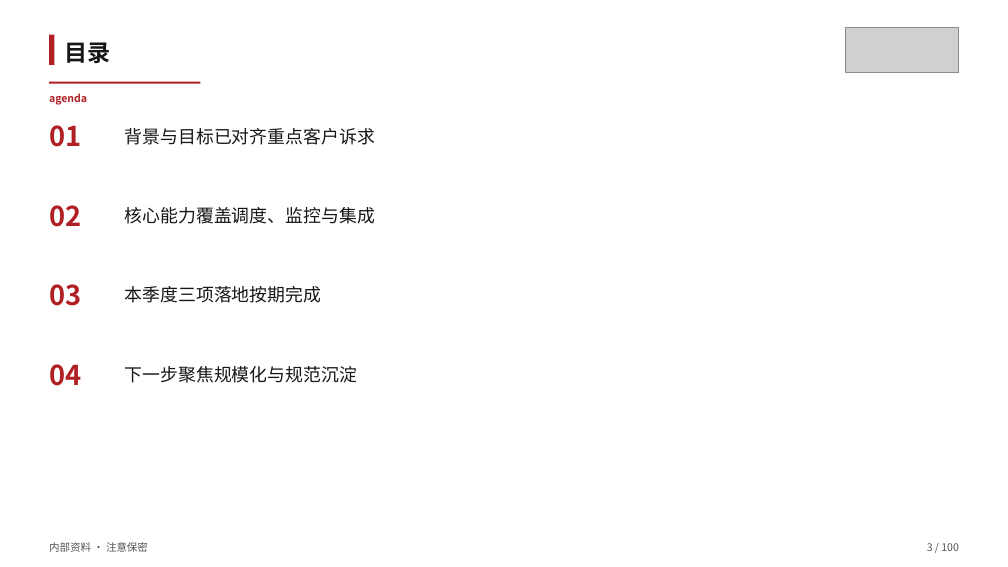
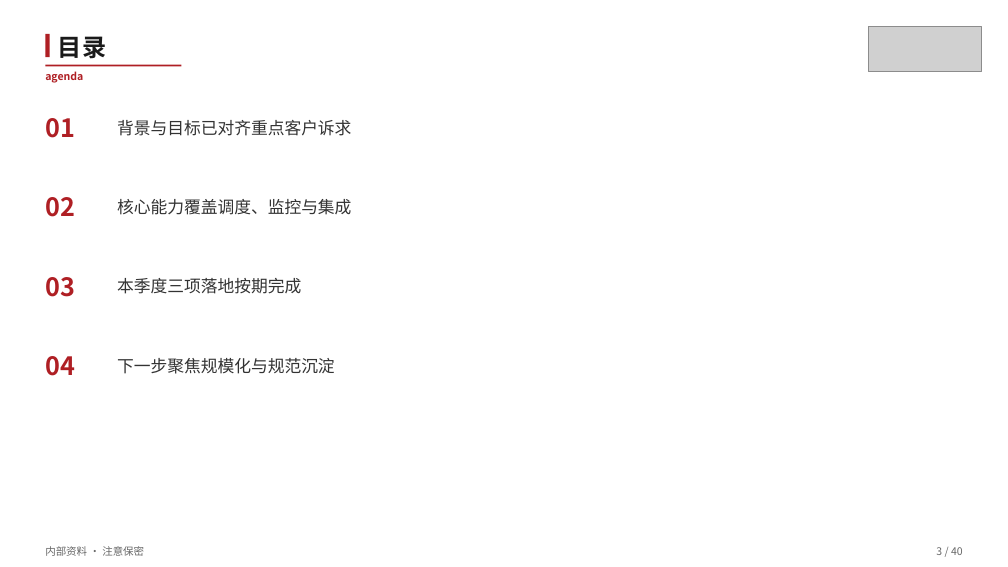
Before and after one commit to tao66175545-boop/sugon-cloud-skillui, a slide deck: slide 3 of skills/sugon-ppt-template/examples/sample-deck.pptx. Drawn at 1008x567 pixels with LibreOffice and Linux fonts; fonts in the diff are those of the drawing; grey boxes stand for pictures. Boxes give left, top, right and bottom in pixels: in the first picture for what was removed or moved away, otherwise in the second. Text is boxed around its words. In the diff, an @@ line names an element or a change of style, - is before the commit and + after.

Commit message:
feat(ppt): P0 redesign — theme tokens, layoutCards, ≤40 masters (0.4.5)
Implement 高级PPT设计专家 P0: freeze theme.mjs, fix contrast, parameterize
cards, restrain brand red, converge sample deck from 100 to 40 masters.

```diff
--- a/skills/sugon-ppt-template/examples/sample-deck.pptx
+++ b/skills/sugon-ppt-template/examples/sample-deck.pptx
@@ picture: place and size @@
-picture at bbox=[845, 27, 959, 73]
+picture at bbox=[868, 26, 982, 72]
@@ rectangle: place and size @@
-rectangle at bbox=[49, 35, 54, 65]
+rectangle at bbox=[45, 34, 50, 57]
@@ text "目录" at bbox=[58, 36, 106, 59]: size 22 to 23 pt, text colour #171717 to #1A1A1A @@
@@ text "agenda": place and size @@
-text "agenda" at bbox=[49, 93, 87, 105]
+text "agenda" at bbox=[45, 71, 83, 83]
@@ rectangle: place and size @@
-rectangle at bbox=[49, 82, 200, 84]
+rectangle at bbox=[45, 65, 181, 67]
@@ text "01": place and size @@
-text "01" at bbox=[49, 125, 81, 147]
+text "01" at bbox=[45, 118, 75, 138]
@@ text "背景与目标已对齐重点客户诉求": place and size @@
-text "背景与目标已对齐重点客户诉求" at bbox=[125, 128, 375, 145]
+text "背景与目标已对齐重点客户诉求" at bbox=[117, 120, 351, 136]
@@ text "02": place and size @@
-text "02" at bbox=[49, 205, 81, 227]
+text "02" at bbox=[45, 197, 75, 217]
@@ text "核心能力覆盖调度、监控与集成": place and size @@
-text "核心能力覆盖调度、监控与集成" at bbox=[125, 207, 375, 224]
+text "核心能力覆盖调度、监控与集成" at bbox=[117, 199, 351, 215]
@@ size 26 to 24 pt in 4 elements at bbox=[45, 118, 75, 138], bbox=[45, 197, 75, 217], bbox=[45, 356, 75, 376], bbox=[45, 277, 75, 297] @@
@@ text "03": place and size @@
-text "03" at bbox=[49, 284, 81, 306]
+text "03" at bbox=[45, 277, 75, 297]
@@ text "本季度三项落地按期完成": place and size @@
-text "本季度三项落地按期完成" at bbox=[125, 286, 322, 303]
+text "本季度三项落地按期完成" at bbox=[117, 278, 301, 294]
@@ text "04": place and size @@
-text "04" at bbox=[49, 364, 81, 386]
+text "04" at bbox=[45, 356, 75, 376]
@@ size 17 to 16 pt, text colour #171717 to #333333 in 4 elements at bbox=[117, 120, 351, 136], bbox=[117, 199, 351, 215], bbox=[117, 278, 301, 294], bbox=[117, 358, 335, 374] @@
@@ text "下一步聚焦规模化与规范沉淀": place and size @@
-text "下一步聚焦规模化与规范沉淀" at bbox=[125, 366, 357, 383]
+text "下一步聚焦规模化与规范沉淀" at bbox=[117, 358, 335, 374]
@@ text "内部资料 · 注意保密" at bbox=[45, 546, 144, 556]: text colour #525252 to #666666 @@
@@ text at bbox=[936, 547, 963, 555]: text changed; text colour #525252 to #666666 @@
-3 / 100
+3 / 40
```
Also in this commit, not shown: 8 other slides changed, 31 slides added, 91 slides removed, 20 other files.
